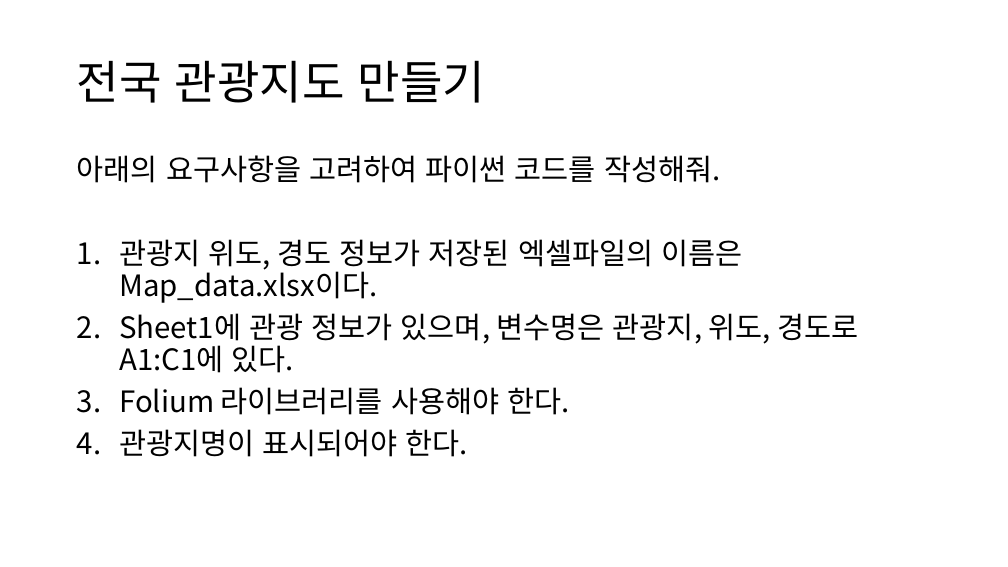
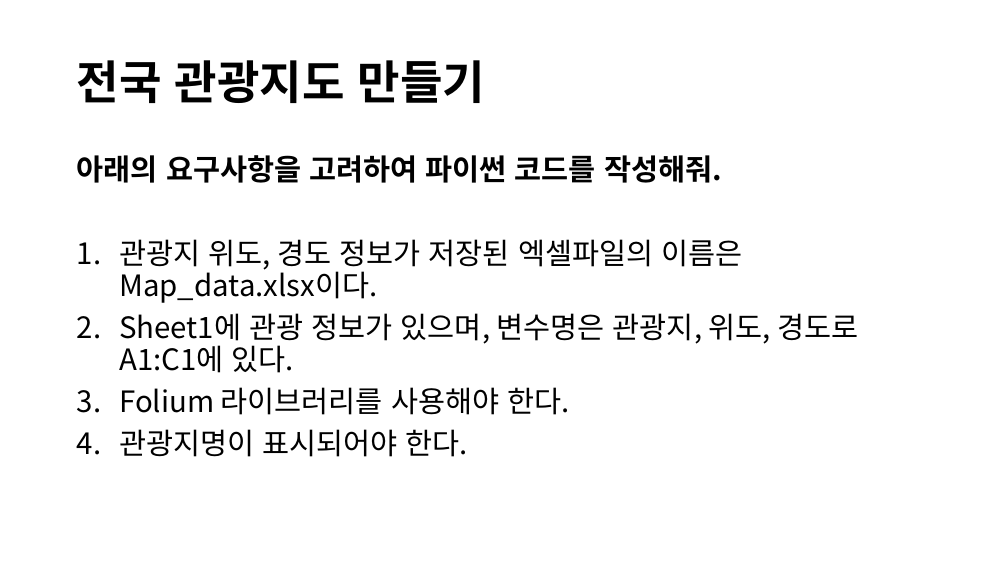
Before and after one commit to lolsaless/Python, a slide deck: slide 7 of 프롬프트 시연.pptx (slide 6 before the commit). Drawn at 1008x567 pixels with LibreOffice and Linux fonts; fonts in the diff are those of the drawing. Boxes give left, top, right and bottom in pixels: in the first picture for what was removed or moved away, otherwise in the second. Text is boxed around its words. In the diff, an @@ line names an element or a change of style, - is before the commit and + after.

```diff
--- a/프롬프트 시연.pptx
+++ b/프롬프트 시연.pptx
@@ title "전국 관광지도 만들기" at (77, 60, 485, 103): bold on @@
@@ text at (77, 155, 722, 183): bold on in "아래의 요구사항을 고려하여 파이썬 코드를 작성해줘." @@
```
Also in this commit, not shown: 12 other slides changed, 1 slide added, 2 slides removed.
